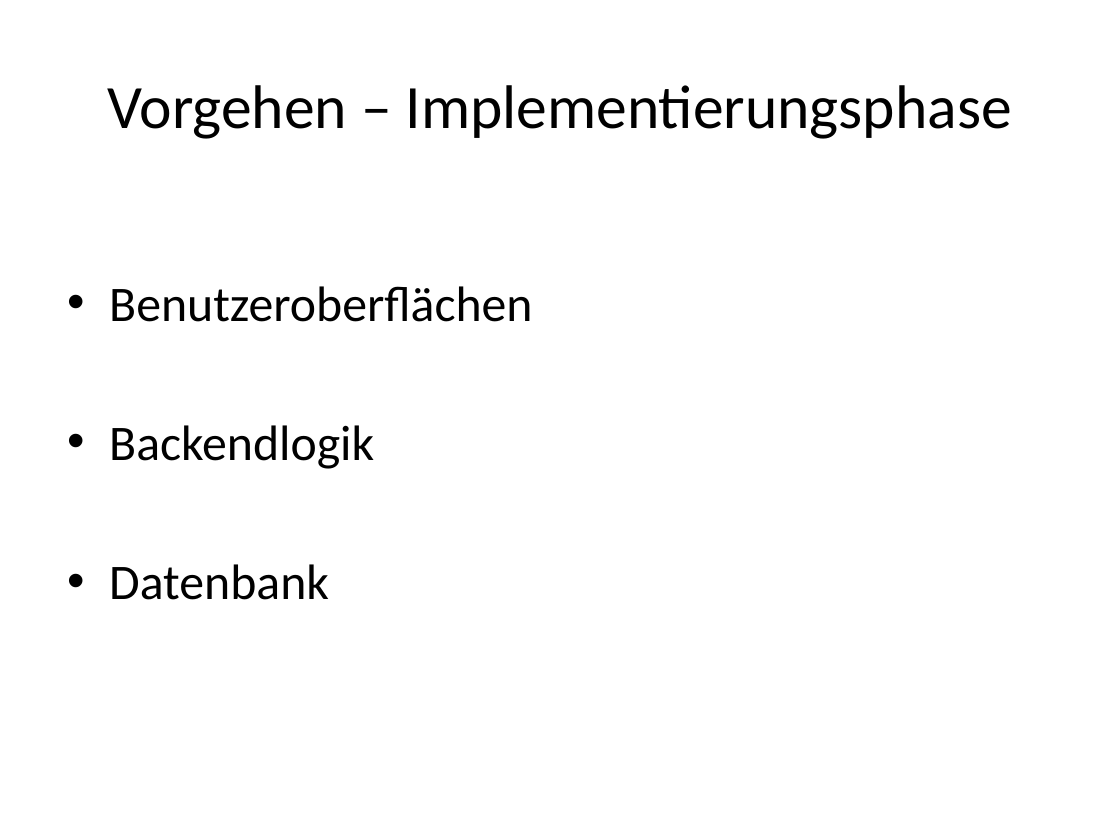
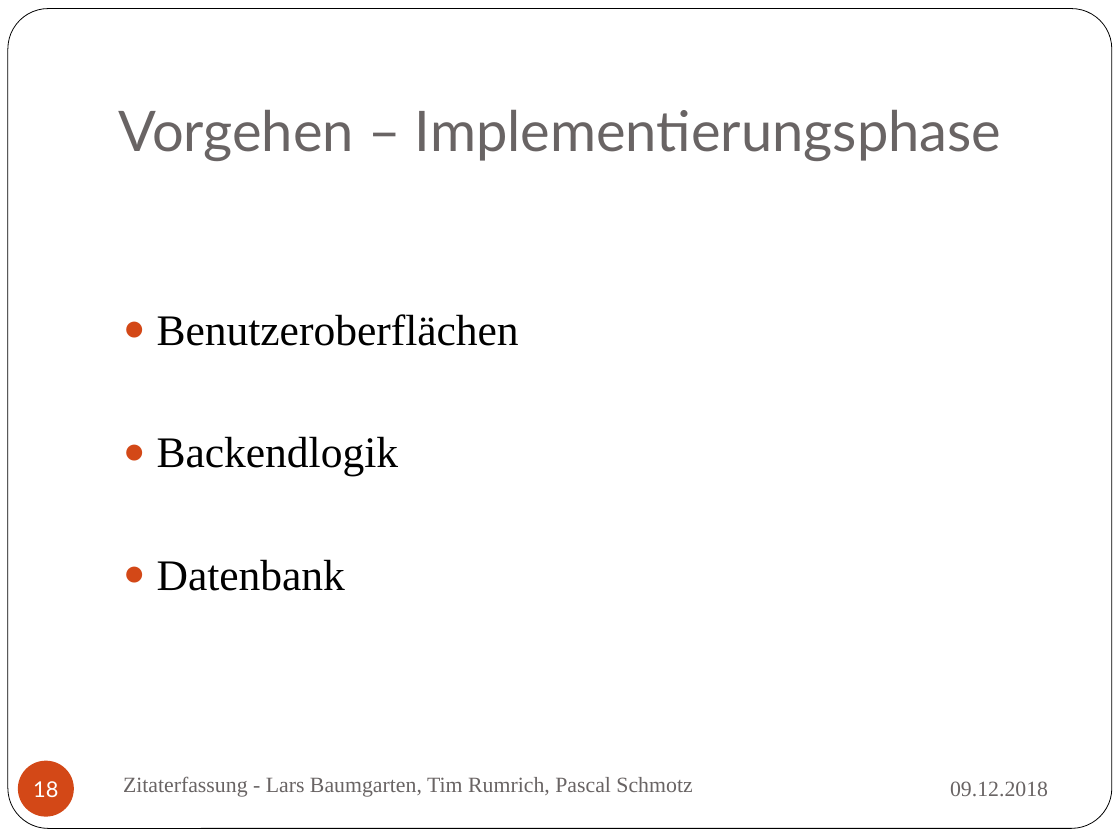
Before and after one commit to TrialAnd404/MyRepo, a slide deck: slide 18 of ZitatErfassung.pptx. Drawn at 1120x840 pixels with LibreOffice and Linux fonts; fonts in the diff are those of the drawing. Boxes give left, top, right and bottom in pixels: in the first picture for what was removed or moved away, otherwise in the second. Text is boxed around its words. In the diff, an @@ line names an element or a change of style, - is before the commit and + after.

```diff
--- a/ZitatErfassung.pptx
+++ b/ZitatErfassung.pptx
@@ rounded rectangle added at (8, 9, 1112, 829), fill #FFFFFF, outline #000000 0.5 pt @@
@@ title "Vorgehen – Implementierungsphase": place and size @@
-title "Vorgehen – Implementierungsphase" at (107, 85, 1012, 139)
+title "Vorgehen – Implementierungsphase" at (118, 110, 1001, 161)
@@ title "Vorgehen – Implementierungsphase" at (118, 110, 1001, 161): size 39.6 to 36 pt, font Calibri to Lato, text colour #000000 to #696464; vertical alignment middle to bottom @@
@@ text "Benutzeroberflächen": place and size @@
-text "Benutzeroberflächen" at (109, 286, 532, 600)
+text "Benutzeroberflächen" at (157, 314, 519, 591)
@@ text "Benutzeroberflächen" at (157, 314, 519, 591): size 32 to 28 pt, font Calibri to Times New Roman; bullet • to ● @@
@@ page number added at (18, 760, 74, 816), fill #D34817, 14 pt, text #FFFFFF @@
+18
@@ text added at (123, 776, 692, 797), 14 pt, text #696464 @@
+Zitaterfassung - Lars Baumgarten, Tim Rumrich, Pascal Schmotz
@@ text added at (950, 781, 1048, 797), 14 pt, text #696464 @@
+09.12.2018
```
Also in this commit, not shown: 7 other slides changed, 19 slides added, 16 slides removed, 2 other files.
